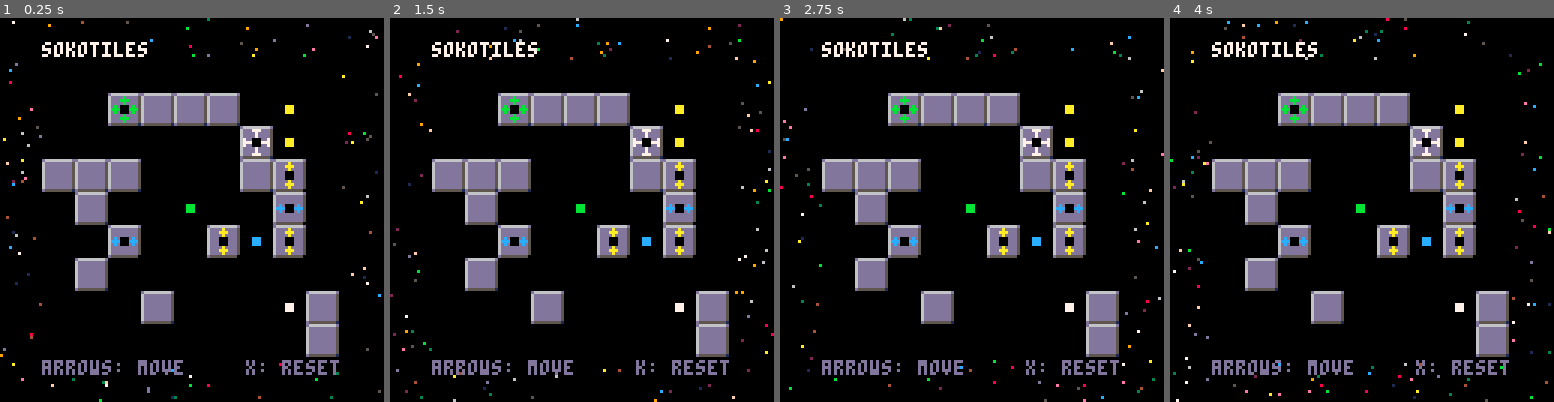
Above: before the commit, frames 1-4 (left to right).
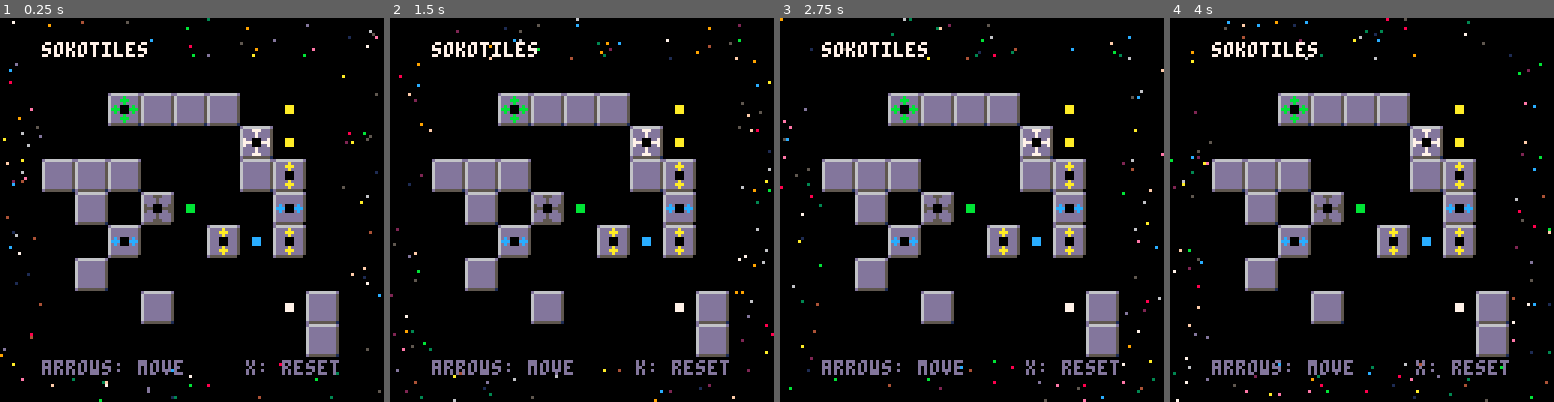
Above: after the commit, the same moments.

Repository: schoblaska/pico-8
Game: PICO-8 cartridge src/sokotiles.p8
The game is run twice, just before and just after one commit, with the same random seed, the same clock (stepped at 60 frames per second) and the same inputs.
Inputs:
- Up to frame 1 (0.25 s): no input
- Up to frame 2 (1.5 s): tap X (X key) at 1.07 s
- Up to frame 3 (2.75 s): hold Left 1.97-2.37 s; tap X (X key) at 2.07, 2.4, 2.73 s; hold Down from 2.42 s (still down)
- Up to frame 4 (4 s): release Down at 2.82 s; hold Right 2.87-3.53 s; tap X (X key) at 3.07, 3.4, 3.73 s; hold Up from 3.58 s (still down)

The runs differ from the first frame. In frame 1, 0.7% of the frame differs, in the area x 36-46%, y 45-54%; in frame 2, 0.7%; in frame 3, 0.7%; in frame 4, 0.7%.

Commit message:
pusher block mechanics

Diff:
--- a/src/sokotiles.p8
+++ b/src/sokotiles.p8
@@ -17,7 +17,8 @@
     W = { 16, 1 },
     G = { 27, 1 },
     Y = { 27, 12 },
-    B = { 38, 1 }
+    B = { 38, 1 },
+    P = { 60, 12 }
   }
 
   board = {
@@ -37,7 +38,7 @@
     { ".", ".", "G", "E", "E", "E", ".", ".", "." },
     { ".", ".", ".", ".", ".", ".", "W", ".", "." },
     { "E", "E", "E", ".", ".", ".", "E", "Y", "." },
-    { ".", "E", ".", ".", ".", ".", ".", "B", "." },
+    { ".", "E", ".", "P", ".", ".", ".", "B", "." },
     { ".", ".", "B", ".", ".", "Y", ".", "Y", "." },
     { ".", "E", ".", ".", ".", ".", ".", ".", "." },
     { ".", ".", ".", "E", ".", ".", ".", ".", "E" },
@@ -53,13 +54,13 @@
   px, py = find_player()
 
   if btnp(0) then
-    move_if_able(px, py, -1, 0)
+    move_if_able(px, py, -1, 0, false, false)
   elseif btnp(1) then
-    move_if_able(px, py, 1, 0)
+    move_if_able(px, py, 1, 0, false, false)
   elseif btnp(2) then
-    move_if_able(px, py, 0, -1)
+    move_if_able(px, py, 0, -1, false, false)
   elseif btnp(3) then
-    move_if_able(px, py, 0, 1)
+    move_if_able(px, py, 0, 1, false, false)
   elseif btnp(5) and not is_won() then
     _init()
   end
@@ -104,11 +105,11 @@
   end
 end
 
-function move_if_able(x, y, dx, dy)
+function move_if_able(x, y, dx, dy, pusher_push, block_push)
   local target_x = x + dx
   local target_y = y + dy
 
-  if able_to_move(x, y, dx, dy) then
+  if able_to_move(x, y, dx, dy, pusher_push, block_push) then
     move_piece(x, y, target_x, target_y)
     return true
   else
@@ -116,7 +117,7 @@
   end
 end
 
-function able_to_move(x, y, dx, dy)
+function able_to_move(x, y, dx, dy, pusher_push, block_push)
   local target_x = x + dx
   local target_y = y + dy
 
@@ -130,12 +131,17 @@
   if piece == "E" then
     return false
   elseif piece == "Y" then
-    return dx == 0 and (target_piece == "." or move_if_able(target_x, target_y, dx, dy))
+    return (dx == 0 or pusher_push) and (target_piece == "." or move_if_able(target_x, target_y, dx, dy, pusher_push, true))
   elseif piece == "B" then
-    return dy == 0 and (target_piece == "." or move_if_able(target_x, target_y, dx, dy))
+    return (dy == 0 or pusher_push) and (target_piece == "." or move_if_able(target_x, target_y, dx, dy, pusher_push, true))
+  elseif piece == "G" then
+    return target_piece == "." or move_if_able(target_x, target_y, dx, dy, pusher_push, true)
+  elseif piece == "P" then
+    -- a push only becomes a "pusher push" if the pusher is pushed by a block
+    return target_piece == "." or move_if_able(target_x, target_y, dx, dy, block_push, block_push)
   elseif target_piece == "." then
     return true
-  elseif move_if_able(target_x, target_y, dx, dy) then
+  elseif move_if_able(target_x, target_y, dx, dy, pusher_push) then
     return true
   else
     return false
@@ -193,8 +199,55 @@
 
       if piece_tile ~= "." then
         draw_square(sprites[piece_tile], x, y)
+
+        if piece_tile == "P" then
+          -- fill in pixels that match any adjacent G, Y, or B pieces
+          local center = { x = x * 11 + board_buffer + 5, y = y * 11 + board_buffer + 5 }
+
+          if x > 1 and (pieces[y][x - 1] == "G" or pieces[y][x - 1] == "B") then
+            local color = color_for_piece(pieces[y][x - 1])
+            line(center.x + 3, center.y, center.x + 4, center.y, color)
+            line(center.x + 4, center.y + 1, center.x + 4, center.y - 1, color)
+          end
+
+          if x < 9 and (pieces[y][x + 1] == "G" or pieces[y][x + 1] == "B") then
+            local color = color_for_piece(pieces[y][x + 1])
+            line(center.x - 3, center.y, center.x - 4, center.y, color)
+            line(center.x - 4, center.y + 1, center.x - 4, center.y - 1, color)
+          end
+
+          if y > 1 and (pieces[y - 1][x] == "G" or pieces[y - 1][x] == "Y") then
+            local color = color_for_piece(pieces[y - 1][x])
+            line(center.x, center.y + 3, center.x, center.y + 4, color)
+            line(center.x + 1, center.y + 4, center.x - 1, center.y + 4, color)
+          end
+
+          if y < 9 and (pieces[y + 1][x] == "G" or pieces[y + 1][x] == "Y") then
+            local color = color_for_piece(pieces[y + 1][x])
+            line(center.x, center.y - 3, center.x, center.y - 4, color)
+            line(center.x + 1, center.y - 4, center.x - 1, center.y - 4, color)
+          end
+        end
       end
     end
+  end
+end
+
+function piece_is_slider(piece)
+  return piece == "G" or piece == "Y" or piece == "B"
+end
+
+function color_for_piece(piece)
+  if piece == "W" then
+    return 7
+  elseif piece == "G" then
+    return 11
+  elseif piece == "Y" then
+    return 10
+  elseif piece == "B" then
+    return 12
+  elseif piece == "P" then
+    return 13
   end
 end
 
@@ -215,14 +268,14 @@
 00000000000000006dddd7dddd56dddbbbddd56ddddddddd50000000000000000000000000000000000000000000000000000000000000000000000000000000
 00000000000000006ddd777ddd56ddddbdddd56ddddddddd50000000000000000000000000000000000000000000000000000000000000000000000000000000
 0000000000000000d5555555551d5555555551d55555555500000000000000000000000000000000000000000000000000000000000000000000000000000000
-0000000000000000d666666666dd666666666d000000000000000000000000000000000000000000000000000000000000000000000000000000000000000000
-00000000000000006ddddddddd56ddddadddd5000000000000000000000000000000000000000000000000000000000000000000000000000000000000000000
-00000000000000006ddddddddd56dddaaaddd5000000000000000000000000000000000000000000000000000000000000000000000000000000000000000000
-00000000000000006ddddddddd56ddddadddd5000000000000000000000000000000000000000000000000000000000000000000000000000000000000000000
-00000000000000006ddddddddd56ddd000ddd5000077700000000aaa000000000000000000000000000000000000000000000000000000000000000000000000
-00000000000000006ddddddddd56ddd000ddd5000077700000000aaa000000000000000000000000000000000000000000000000000000000000000000000000
-00000000000000006ddddddddd56ddd000ddd5000077700000000aaa000000000000000000000000000000000000000000000000000000000000000000000000
-00000000000000006ddddddddd56ddddadddd5000000000000000000000000000000000000000000000000000000000000000000000000000000000000000000
-00000000000000006ddddddddd56dddaaaddd5000000000000000000000000000000000000000000000000000000000000000000000000000000000000000000
-00000000000000006ddddddddd56ddddadddd5000000000000000000000000000000000000000000000000000000000000000000000000000000000000000000
-0000000000000000d5555555551d5555555550000000000000000000000000000000000000000000000000000000000000000000000000000000000000000000
+0000000000000000d666666666dd666666666d0000000000000000000000d666666666d000000000000000000000000000000000000000000000000000000000
+00000000000000006ddddddddd56ddddadddd500000000000000000000006ddd555ddd5000000000000000000000000000000000000000000000000000000000
+00000000000000006ddddddddd56dddaaaddd500000000000000000000006dddd5dddd5000000000000000000000000000000000000000000000000000000000
+00000000000000006ddddddddd56ddddadddd500000000000000000000006dddd5dddd5000000000000000000000000000000000000000000000000000000000
+00000000000000006ddddddddd56ddd000ddd5000077700000000aaa000065dd000dd55000000000000000000000000000000000000000000000000000000000
+00000000000000006ddddddddd56ddd000ddd5000077700000000aaa000065550005555000000000000000000000000000000000000000000000000000000000
+00000000000000006ddddddddd56ddd000ddd5000077700000000aaa000065dd000dd55000000000000000000000000000000000000000000000000000000000
+00000000000000006ddddddddd56ddddadddd500000000000000000000006dddd5dddd5000000000000000000000000000000000000000000000000000000000
+00000000000000006ddddddddd56dddaaaddd500000000000000000000006dddd5dddd5000000000000000000000000000000000000000000000000000000000
+00000000000000006ddddddddd56ddddadddd500000000000000000000006ddd555ddd5000000000000000000000000000000000000000000000000000000000
+0000000000000000d5555555551d55555555500000000000000000000000d5555555550000000000000000000000000000000000000000000000000000000000
